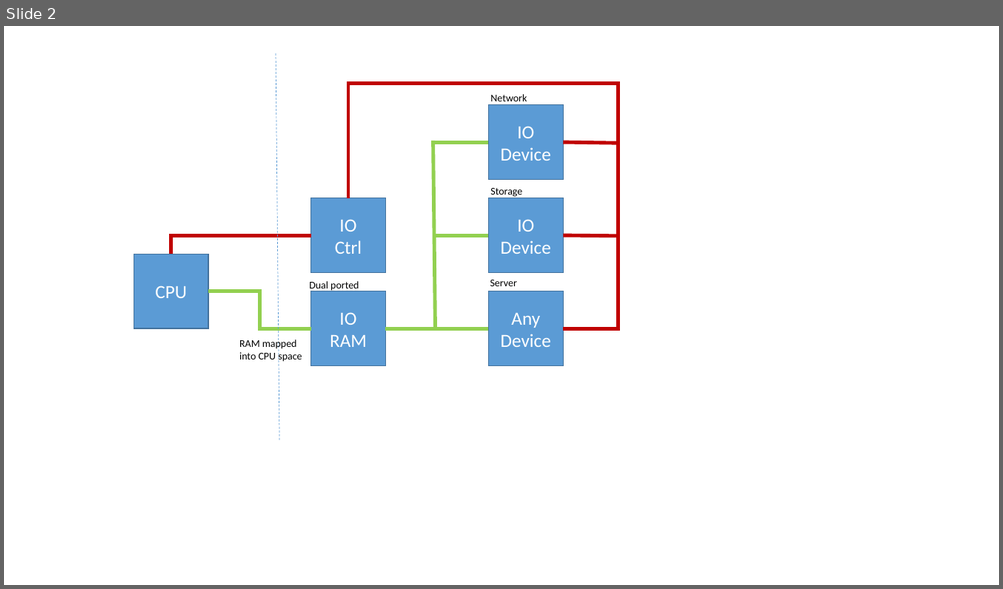
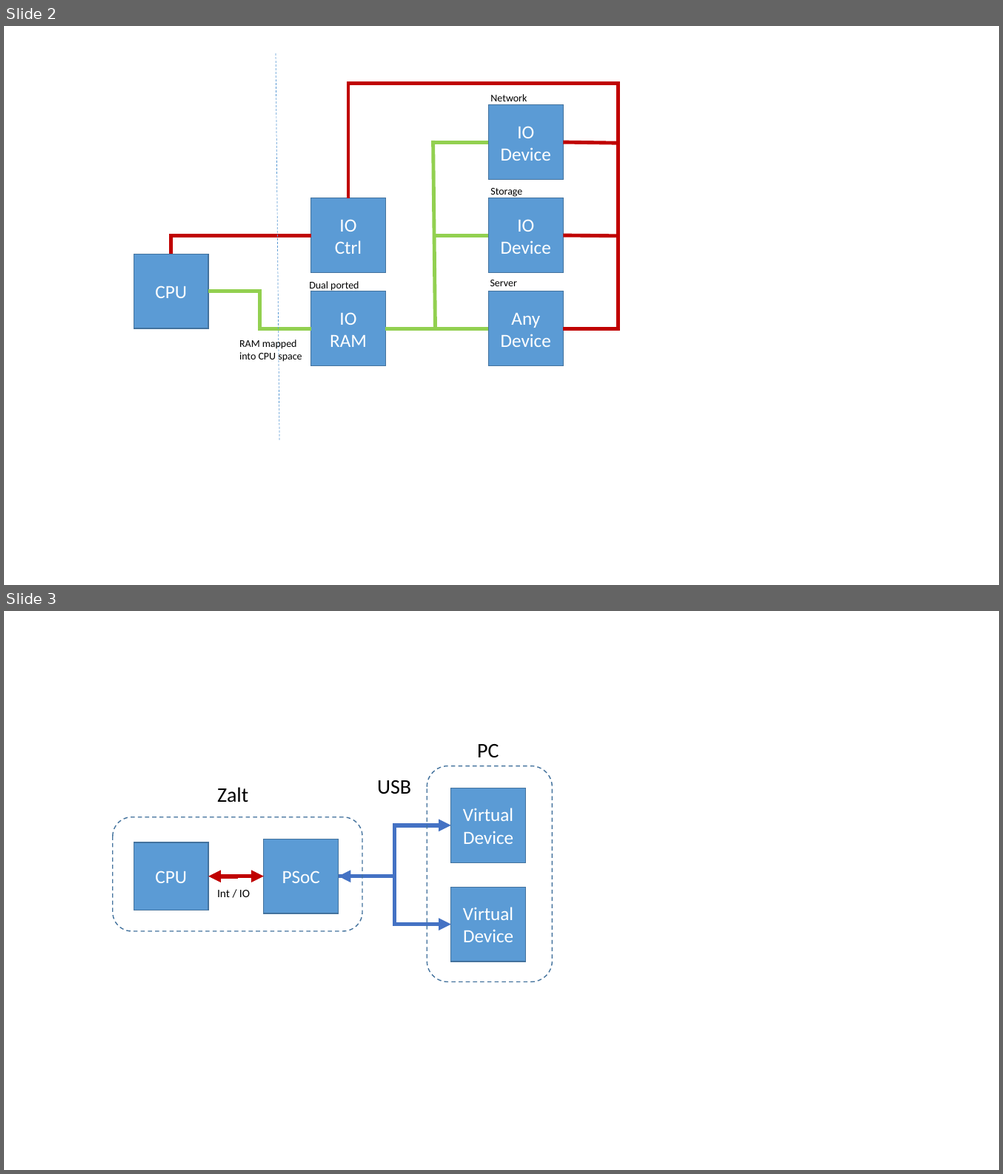
Before and after one commit to obiwanjacobi/Zalt, a slide deck: Design/Diagrams.pptx. Shown one above the other, each under a label of ours: slide 2 before the commit, slides 2 and 3 after it. The pictures are 1003x589 and 1003x1174 pixels, drawn with LibreOffice and Linux fonts; fonts in the diff are those of the drawing. Boxes give left, top, right and bottom in pixels: in the first picture for what was removed or moved away, otherwise in the second. Text is boxed around its words. In the diff, an @@ line names an element or a change of style, - is before the commit and + after.

Commit message:
Zalt Virtual Devices and start of GPU design,

```diff
--- a/Design/Diagrams.pptx
+++ b/Design/Diagrams.pptx
@@ slide 3 added at bbox=[4, 611, 999, 1170], background #FFFFFF @@
@@ text added at bbox=[477, 744, 498, 758], 20 pt, text #000000 @@
+PC
@@ text added at bbox=[217, 787, 248, 803], 20 pt, text #000000 @@
+Zalt
@@ text added at bbox=[377, 780, 411, 795], 20 pt, text #000000 @@
+USB
@@ rounded rectangle added at bbox=[427, 766, 552, 982], outline #43739E 1 pt dashed @@
@@ rectangle added at bbox=[451, 789, 526, 863], fill #5B9BD5, outline #43739E 1 pt, 18 pt, text #FFFFFF @@
+Virtual
+Device
@@ rounded rectangle added at bbox=[113, 817, 363, 932], outline #43739E 1 pt dashed @@
@@ elbow arrow added from (338, 877) to (451, 826), #4472C4 4 pt @@
@@ rectangle added at bbox=[134, 843, 208, 910], fill #5B9BD5, outline #43739E 1 pt, 18 pt, text #FFFFFF @@
+CPU
@@ rectangle added at bbox=[264, 840, 338, 914], fill #5B9BD5, outline #43739E 1 pt, 18 pt, text #FFFFFF @@
+PSoC
@@ elbow double arrow added from (208, 877) to (264, 877), #C00000 4 pt @@
@@ elbow double arrow added from (338, 877) to (451, 924), #4472C4 4 pt @@
@@ text added at bbox=[217, 890, 250, 897], 11 pt, text #000000 @@
+Int / IO
@@ rectangle added at bbox=[451, 887, 526, 962], fill #5B9BD5, outline #43739E 1 pt, 18 pt, text #FFFFFF @@
+Virtual
+Device
```
Also in this commit, not shown: 44 other files.
